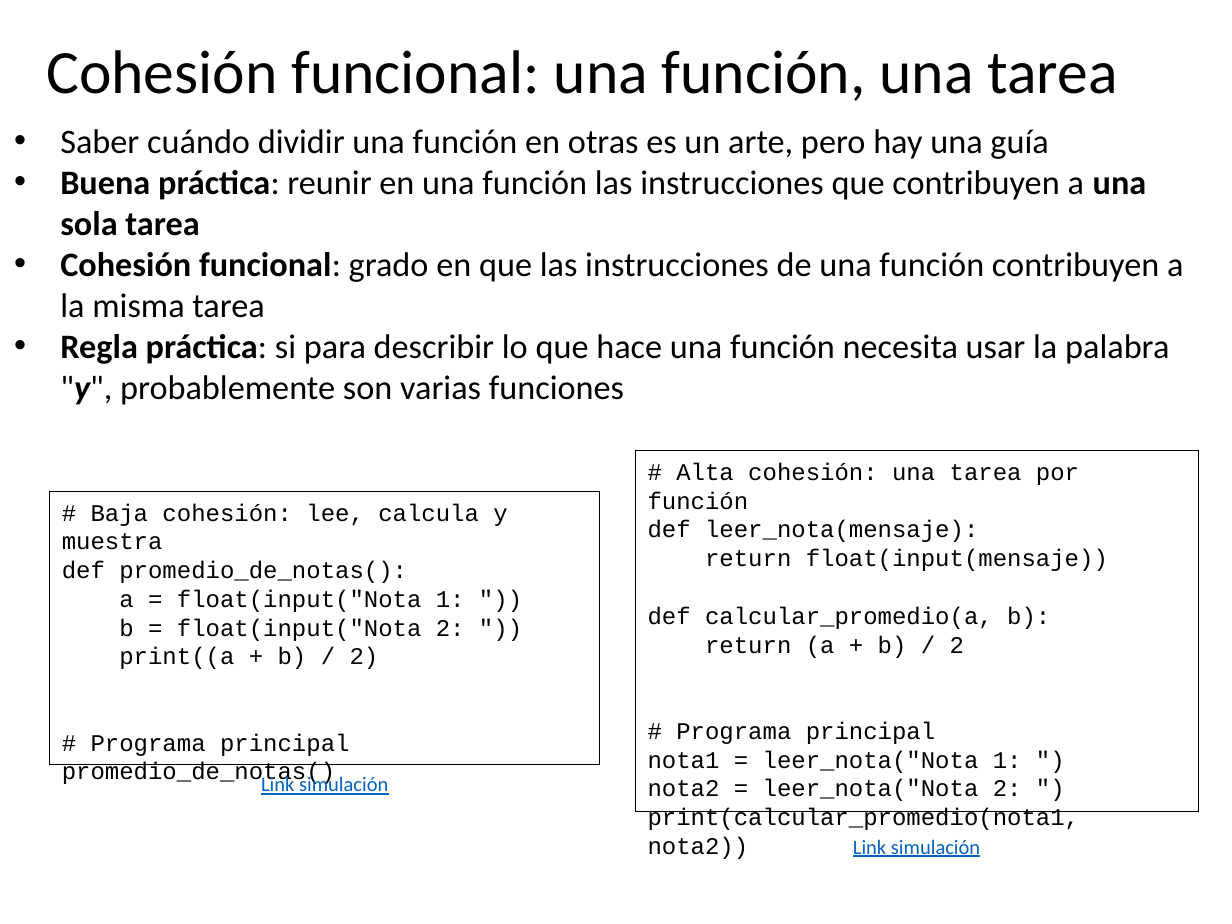
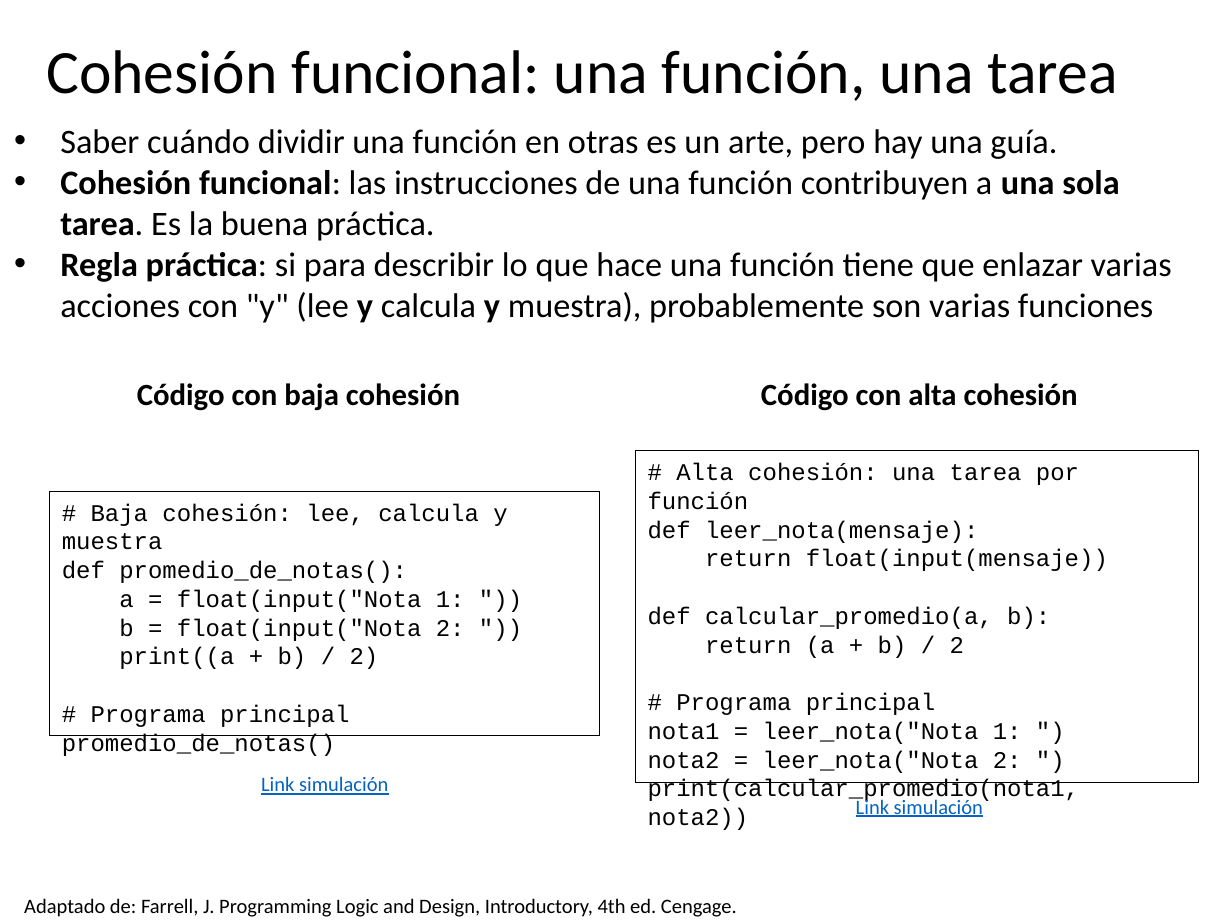
Before and after one commit to algoritmos-UdeA/logica1-20262, a slide deck: slide 40 of clases/9/teoria/clase-09.pptx (slide 27 before the commit). Drawn at 1232x924 pixels with LibreOffice and Linux fonts; fonts in the diff are those of the drawing. Boxes give left, top, right and bottom in pixels: in the first picture for what was removed or moved away, otherwise in the second. Text is boxed around its words. In the diff, an @@ line names an element or a change of style, - is before the commit and + after.

```diff
--- a/clases/9/teoria/clase-09.pptx
+++ b/clases/9/teoria/clase-09.pptx
@@ text at [60, 129, 1172, 323]: text changed @@
-• Saber cuándo dividir una función en otras es un arte, pero hay una guía
-• Buena práctica: reunir en una función las instrucciones que contribuyen a una sola tarea
-• Cohesión funcional: grado en que las instrucciones de una función contribuyen a la misma tarea
-• Regla práctica: si para describir lo que hace una función necesita usar la palabra "y", probablemente son varias funciones
+• Saber cuándo dividir una función en otras es un arte, pero hay una guía.
+• Cohesión funcional: las instrucciones de una función contribuyen a una sola tarea. Es la buena práctica.
+• Regla práctica: si para describir lo que hace una función tiene que enlazar varias acciones con "y" (lee y calcula y muestra), probablemente son varias funciones
@@ text added at [137, 383, 460, 411], 18 pt, text #000000, bold @@
+Código con baja cohesión
@@ text added at [761, 383, 1078, 411], 18 pt, text #000000, bold @@
+Código con alta cohesión
@@ rectangle "# Alta cohesión: una tarea ...": place and size @@
-rectangle "# Alta cohesión: una tarea ..." at [636, 451, 1199, 812]
+rectangle "# Alta cohesión: una tarea ..." at [636, 451, 1199, 782]
@@ rectangle "# Baja cohesión: lee, calcula ...": place and size @@
-rectangle "# Baja cohesión: lee, calcula ..." at [49, 492, 600, 765]
+rectangle "# Baja cohesión: lee, calcula ..." at [49, 492, 600, 737]
@@ text "Link simulación": place and size @@
-text "Link simulación" at [853, 839, 980, 857]
+text "Link simulación" at [856, 797, 983, 817]
@@ text added at [24, 898, 737, 917], 12 pt, text #000000 @@
+Adaptado de: Farrell, J. Programming Logic and Design, Introductory, 4th ed. Cengage.
```
Also in this commit, not shown: 2 other slides changed, 22 slides added, 23 other files.
